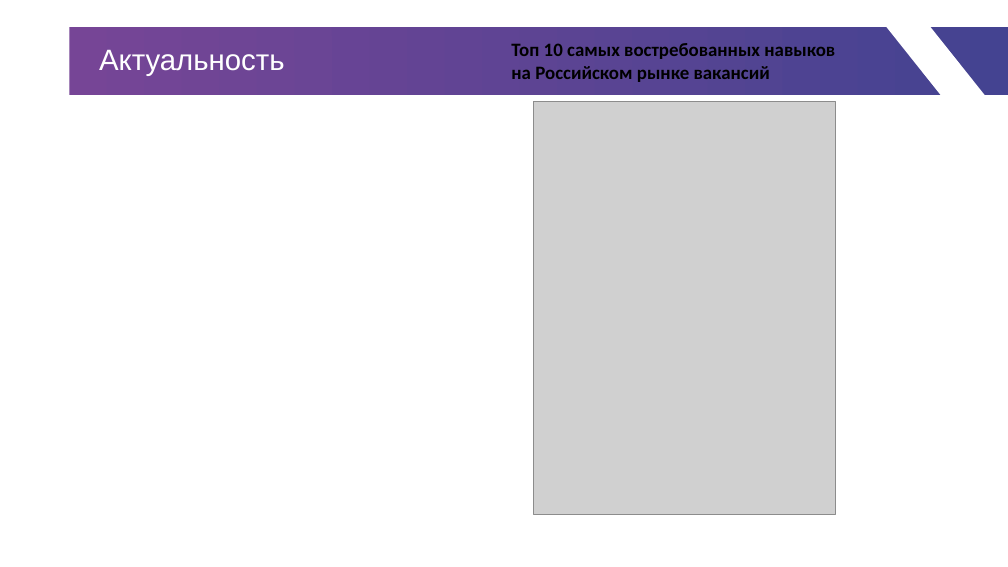
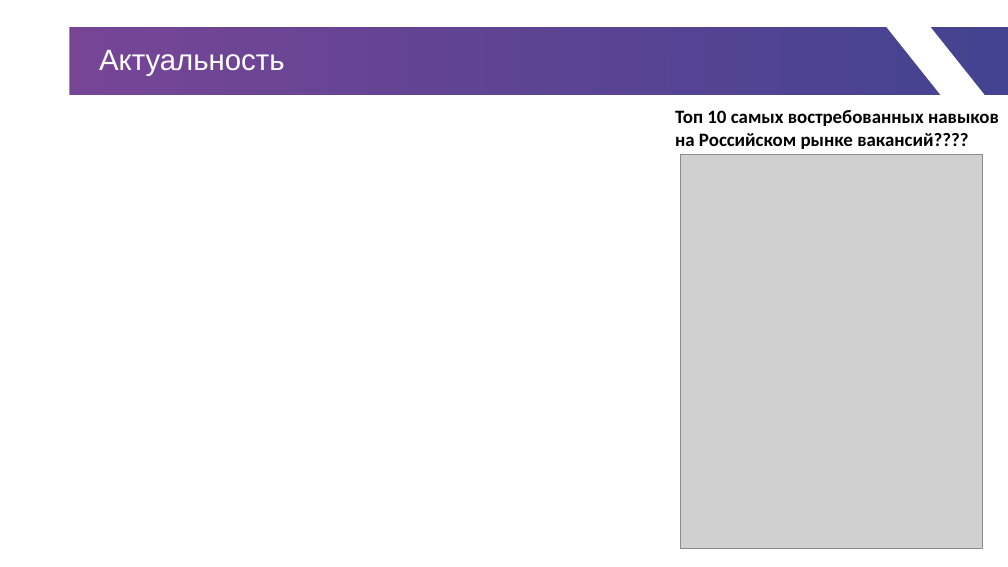
Before and after one commit to gepasgoy/IndividualProject, a slide deck: slide 8 of Шаблон презентации для защиты.pptx (slide 3 before the commit). Drawn at 1008x567 pixels with LibreOffice and Linux fonts; fonts in the diff are those of the drawing; grey boxes stand for pictures; background and template pictures are left out. Boxes give left, top, right and bottom in pixels: in the first picture for what was removed or moved away, otherwise in the second. Text is boxed around its words. In the diff, an @@ line names an element or a change of style, - is before the commit and + after.

```diff
--- a/Шаблон презентации для защиты.pptx
+++ b/Шаблон презентации для защиты.pptx
@@ text at [675,110,999,149]: text changed @@
-Топ 10 самых востребованных навыков на Российском рынке вакансий
+Топ 10 самых востребованных навыков на Российском рынке вакансий????
@@ picture: place and size @@
-picture at [534,101,836,514]
+picture at [681,154,982,548]
```
Also in this commit, not shown: 2 other slides changed, 5 slides added, 2 other files.
